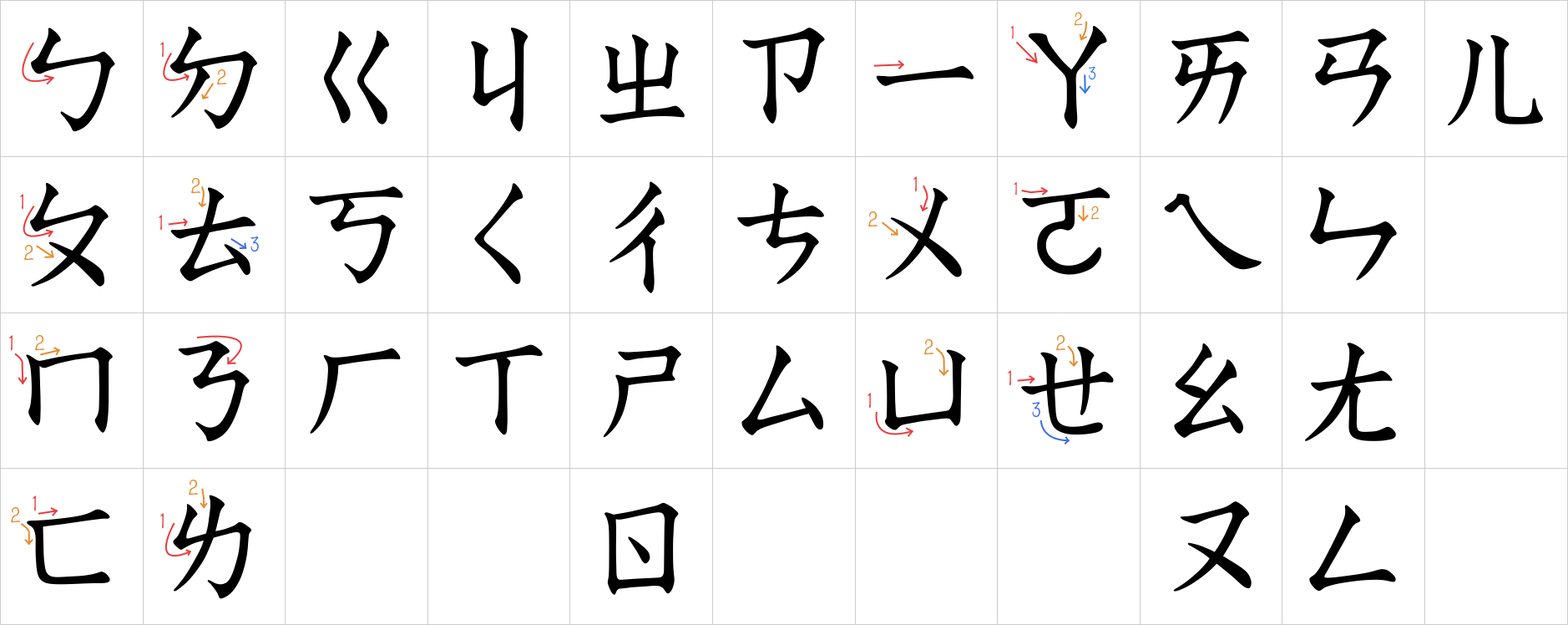
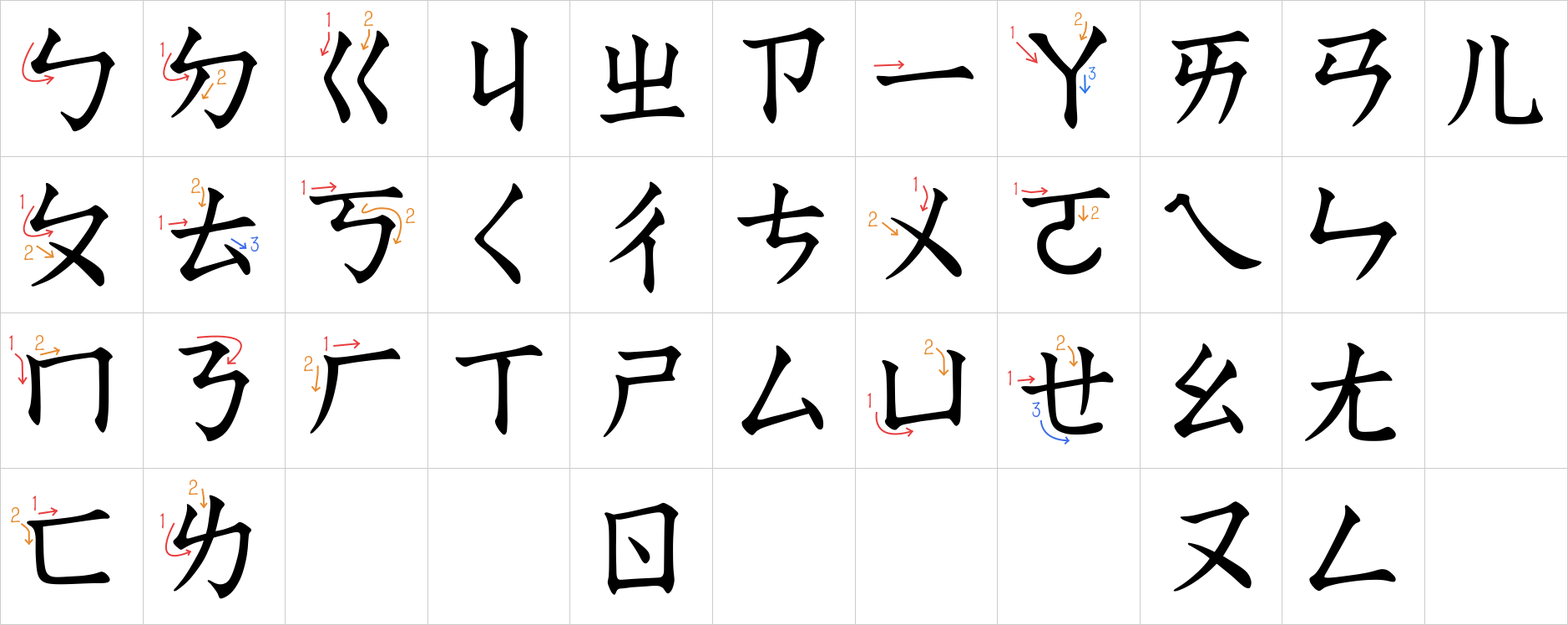
Two versions of the same layered image (1568x625). Layer-by-layer changes:
added layer "g1" above "g2" over (x1=326, y1=11, x2=330, y2=28)
added layer "g2" above "k1" over (x1=364, y1=10, x2=375, y2=27)
added layer "k1" above "k2" over (x1=301, y1=179, x2=305, y2=196)
added layer "k2" above "h1" over (x1=405, y1=207, x2=416, y2=224)
added layer "h1" above "h2" over (x1=323, y1=335, x2=328, y2=352)
added layer "h2" above "筆畫" over (x1=303, y1=355, x2=314, y2=372)
painted on "筆畫" over (x1=305, y1=29, x2=403, y2=392)
